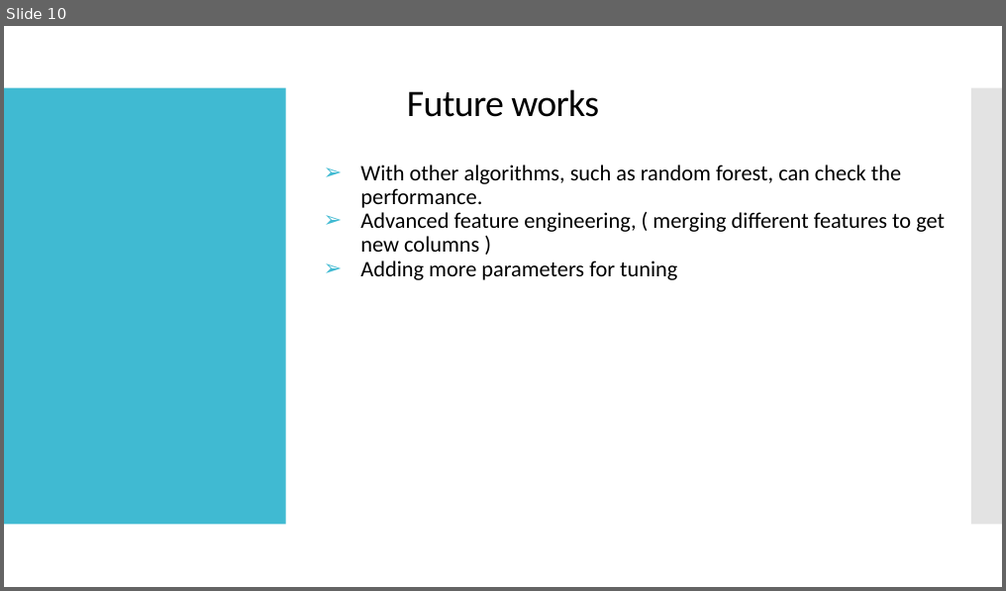
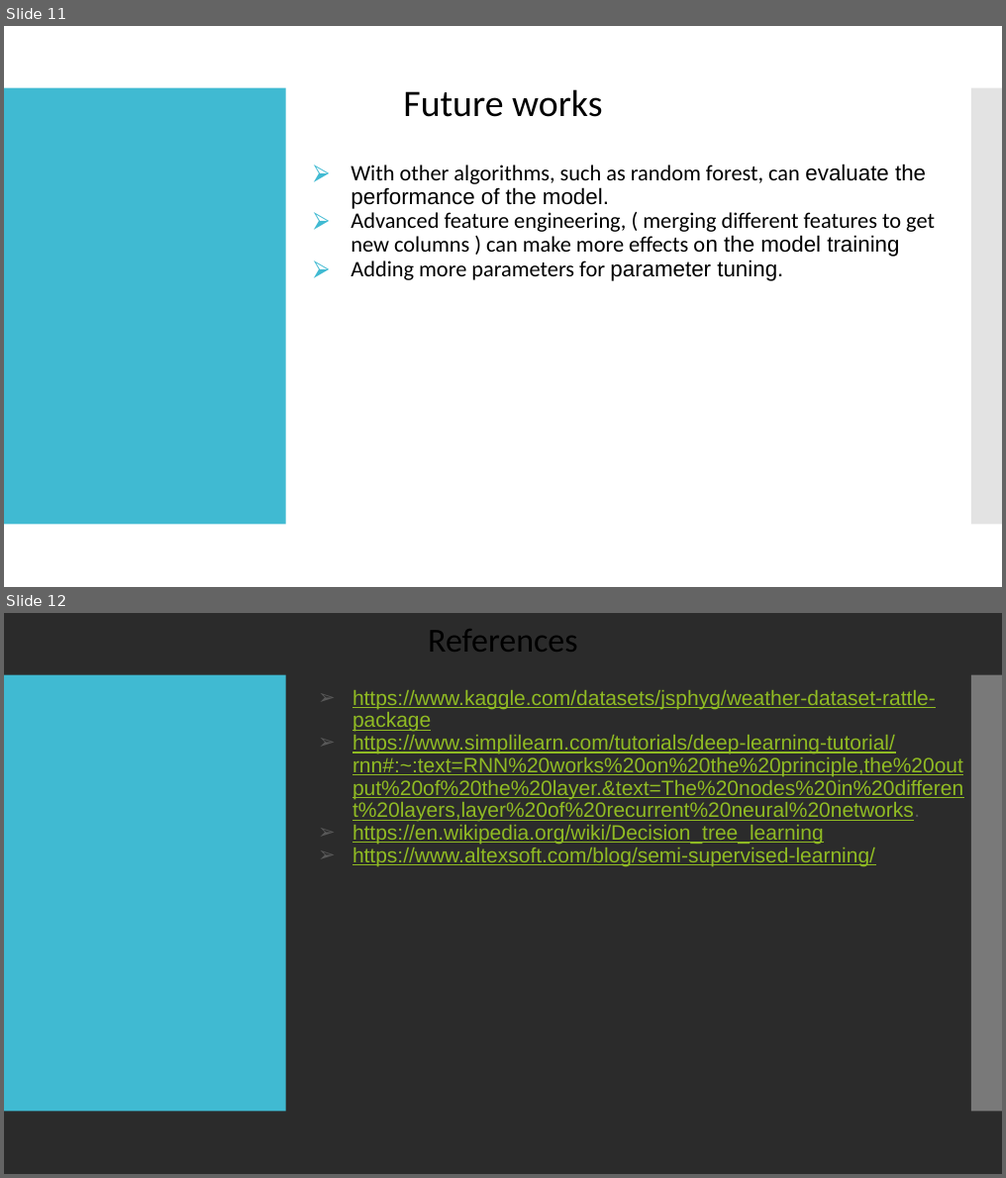
Before and after one commit to darshak-k/RainSenseAI-Project, a slide deck: Documentation/AI PPT.pptx. Shown one above the other, each under a label of ours: slide 10 before the commit, slides 11 and 12 after it. The pictures are 1006x591 and 1006x1178 pixels, drawn with LibreOffice and Linux fonts; fonts in the diff are those of the drawing; background and template pictures are left out; a plain dark background stands for a picture behind light text. Boxes give left, top, right and bottom in pixels: in the first picture for what was removed or moved away, otherwise in the second. Text is boxed around its words. In the diff, an @@ line names an element or a change of style, - is before the commit and + after.

```diff
--- a/Documentation/AI PPT.pptx
+++ b/Documentation/AI PPT.pptx
@@ slide 12 added at (x1=4, y1=613, x2=1002, y2=1174), background picture (left out); not listed: 2 template elements that a slide beside it also shows @@
@@ title added at (x1=428, y1=629, x2=577, y2=652), 24.3 pt, text #000000 @@
+References
@@ text added at (x1=352, y1=690, x2=963, y2=866), 15 pt, text #90BB23, underline @@
+➢ https://www.kaggle.com/datasets/jsphyg/weather-dataset-rattle-package
+➢ https://www.simplilearn.com/tutorials/deep-learning-tutorial/rnn#:~:text=RNN%20works%20on%20the%20principle,the%20output%20of%20the%20layer.&text=The%20nodes%20in%20different%20layers,layer%20of%20recurrent%20neural%20networks.
+➢ https://en.wikipedia.org/wiki/Decision_tree_learning
+➢ https://www.altexsoft.com/blog/semi-supervised-learning/
@@ what was slide 10 is now slide 11 @@
@@ slide 11 changed as well @@
@@ title "Future works" at (x1=403, y1=89, x2=602, y2=117): letter spacing -0.5 to 0 pt @@
@@ text at (x1=350, y1=164, x2=935, y2=281): text changed @@
-➢ With other algorithms, such as random forest, can check the performance.
-➢ Advanced feature engineering, ( merging different features to get new columns )
-➢ Adding more parameters for tuning
+⮚ With other algorithms, such as random forest, can evaluate the performance of the model.
+⮚ Advanced feature engineering, ( merging different features to get new columns ) can make more effects on the model training
+⮚ Adding more parameters for parameter tuning.
```
Also in this commit, not shown: 6 other slides changed, 4 other slides added, 4 slides removed, 5 other files.
